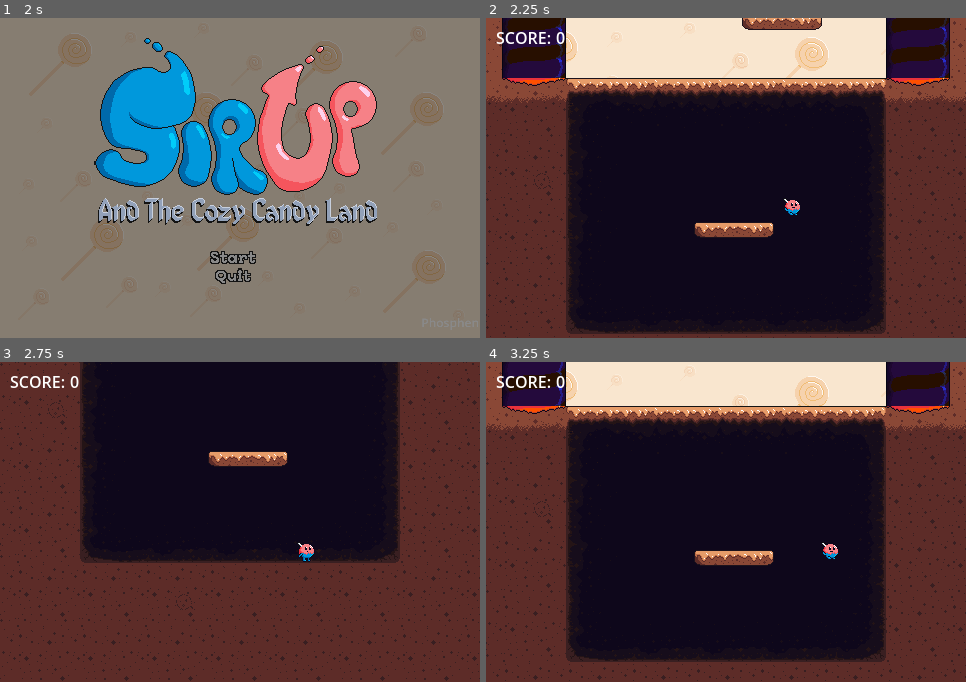
Above: before the commit, frames 1-4 (two rows, left to right).
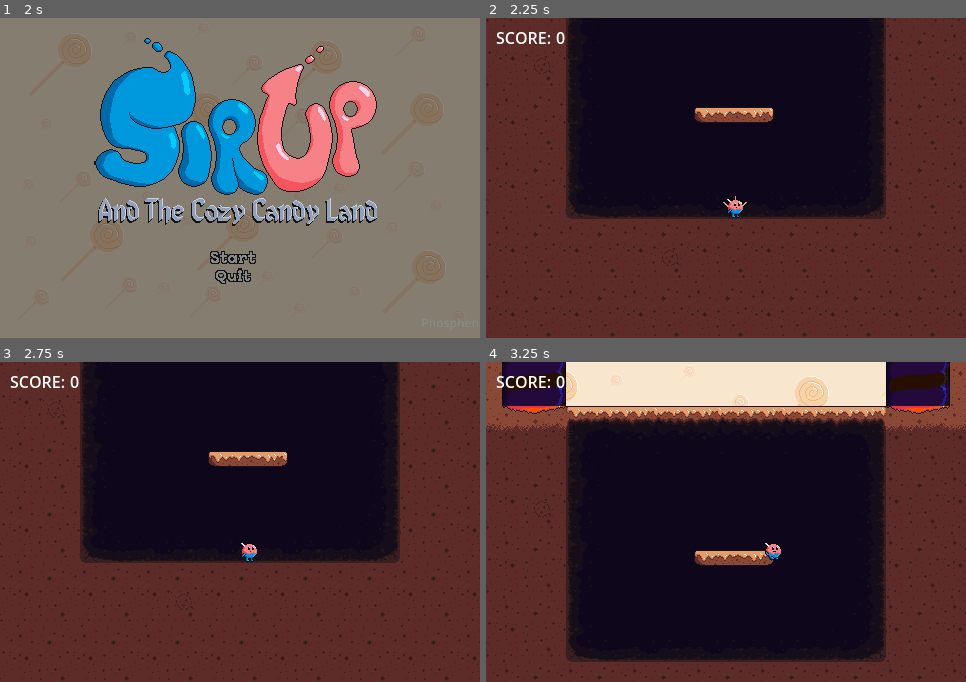
Above: after the commit, the same moments.

Repository: Phosphen/slide
Game: Godot game, scene res://Scenes/Levels/splash_screen.tscn
Same seed, same stepped clock (60 frames per second), same inputs: the game is played once before the commit and once after it. Sound files missing from this copy of the repository are replaced by a short silence.
Inputs (mouse positions are in pixels of both pictures, inside the frame that each line leads up to):
- Up to frame 1 (2 s): move the mouse to (345, 162) at 0.52 s; hold Right (move_right) 0.53-1.28 s; hold Up (jump) 0.53-1.28 s; tap Enter at 1.25 s; move the mouse to (144, 194) at 1.27 s; hold Left (move_left) from 1.28 s (still down); tap Up (jump) at 1.35, 1.52, 1.82 s
- Up to frame 2 (2.25 s): release Left (move_left) at 2 s; click (721, 258) at 2 s
- Up to frame 3 (2.75 s): no input
- Up to frame 4 (3.25 s): move the mouse to (774, 451) at 2.77 s; hold Right (move_right) from 2.78 s (still down); hold Up (jump) from 2.78 s (still down)

Frame 1 is identical in both runs. In frame 2, 51% of the frame differs, in the area x 0-100%, y 0-100%; in frame 3, 0.2%; in frame 4, 0.2%.

Commit message:
refactor particle emitter

Diff:
--- a/LevelGen/main.tscn
+++ b/LevelGen/main.tscn
@@ -72,7 +72,7 @@
 [node name="PlatformSpawner16" parent="." instance=ExtResource("12_u2tsh")]
 
 [node name="Player" parent="." node_paths=PackedStringArray("camera") instance=ExtResource("4_rsqvq")]
-position = Vector2(307, 182)
+position = Vector2(250, 303)
 wall_bounce_strength = Vector2(1.5, 30)
 high_jump_treshold = 200.0
 camera = NodePath("../Camera2D")
--- a/Scenes/Player/player.gd
+++ b/Scenes/Player/player.gd
@@ -7,9 +7,6 @@
 var rip = false
 var max_reached_height = 0.0
 var last_trigger_height = 0.0  # To track the last height at which the event was triggered
-
-var dust_vfx = preload("res://Scenes/VFX/dust.tscn")
-var landing_vfx = preload("res://Scenes/VFX/landing.tscn")
 
 #Data
 var is_wall_bouncing = false
@@ -24,11 +21,10 @@
 @export var high_jump_treshold = 300.0
 @export var max_fall_time = 1.5  # Maximum time player can fall before game over
 @export var max_fall_speed: float = 600.0  # Max speed in any direction
+@export var camera : Camera2D
 
-#Refrences
 @onready var animator : AnimatedSprite2D = $AnimatedSprite2D
-
-@export var camera : Camera2D
+@onready var vfx = $PlayerParticles
 
 func _ready():
 	pass
@@ -79,25 +75,13 @@
 			is_in_air = false
 			is_jumping = false
 			played_rot_jump = false
-			# TODO
-			#var instance = landing_vfx.instantiate()
-			#add_child(instance)
-			#instance.global_position = global_position + Vector2(0, 12)
-			#var landing = instance.get_child(0)
-			#landing.emitting = true
-			#print("landed!")
+			vfx.emit_landing_particles()
 	else:
 		is_in_air = true
 
 	# spawn dust vfx
 	if Input.is_action_just_pressed("jump") and is_on_floor():
-		# TODO
-		#var instance = dust_vfx.instantiate()
-		#add_child(instance)
-		#instance.global_position = global_position + Vector2(0, 20)
-		#var dust = instance.get_child(0)
-		#dust.emitting = true
-		pass
+		vfx.emit_dust_particles()
 
 	if Input.is_action_just_pressed("jump") and (is_on_floor() or is_on_special_wall("jump")):
 		jump()
--- a/Scenes/Player/player.tscn
+++ b/Scenes/Player/player.tscn
@@ -1,8 +1,9 @@
-[gd_scene load_steps=21 format=3 uid="uid://dvjodc5t5wxm1"]
+[gd_scene load_steps=22 format=3 uid="uid://dvjodc5t5wxm1"]
 
 [ext_resource type="Script" path="res://Scenes/Player/player.gd" id="1_dpnq5"]
 [ext_resource type="Resource" uid="uid://bvast80iosmev" path="res://Scenes/Player/Player Movement Data.tres" id="2_spjjl"]
 [ext_resource type="Shader" path="res://Scenes/Player/Hit Flash.gdshader" id="4_c6p70"]
+[ext_resource type="PackedScene" uid="uid://d05vksvic0kq3" path="res://Scenes/VFX/player_particles.tscn" id="5_dkdqg"]
 [ext_resource type="Texture2D" uid="uid://bwxcui4levkol" path="res://Assets/Character/candee.png" id="5_lax0g"]
 
 [sub_resource type="ShaderMaterial" id="ShaderMaterial_nbr8w"]
@@ -189,3 +190,5 @@
 [node name="CollisionShape2D" type="CollisionShape2D" parent="PlatformOverlap"]
 position = Vector2(2.08165e-12, 2.08165e-12)
 shape = SubResource("RectangleShape2D_wt8q3")
+
+[node name="PlayerParticles" parent="." instance=ExtResource("5_dkdqg")]
--- a/Scenes/VFX/dust.tscn
+++ /dev/null
@@ -1,46 +0,0 @@
-[gd_scene load_steps=7 format=3 uid="uid://wtj4m5tjepxv"]
-
-[ext_resource type="Texture2D" uid="uid://i06rprmwo0lj" path="res://Assets/VFX/dust_sheet.png" id="1_l3qax"]
-
-[sub_resource type="GDScript" id="GDScript_b4xt4"]
-script/source = "extends Node2D
-
-func _on_dust_vfx_finished():
-	queue_free()
-"
-
-[sub_resource type="CanvasItemMaterial" id="CanvasItemMaterial_qatpv"]
-particles_animation = true
-particles_anim_h_frames = 4
-particles_anim_v_frames = 1
-particles_anim_loop = false
-
-[sub_resource type="Gradient" id="Gradient_7euhg"]
-colors = PackedColorArray(0.909804, 0.619608, 0.419608, 1, 1, 1, 1, 1)
-
-[sub_resource type="GradientTexture1D" id="GradientTexture1D_pib4v"]
-gradient = SubResource("Gradient_7euhg")
-
-[sub_resource type="ParticleProcessMaterial" id="ParticleProcessMaterial_rpst6"]
-particle_flag_disable_z = true
-gravity = Vector3(0, 0, 0)
-color_ramp = SubResource("GradientTexture1D_pib4v")
-anim_speed_min = 1.0
-anim_speed_max = 1.0
-
-[node name="dust" type="Node2D"]
-script = SubResource("GDScript_b4xt4")
-
-[node name="dust_vfx" type="GPUParticles2D" parent="."]
-z_index = 50
-texture_filter = 1
-material = SubResource("CanvasItemMaterial_qatpv")
-position = Vector2(0, -16)
-emitting = false
-amount = 1
-process_material = SubResource("ParticleProcessMaterial_rpst6")
-texture = ExtResource("1_l3qax")
-lifetime = 0.4
-one_shot = true
-
-[connection signal="finished" from="dust_vfx" to="." method="_on_dust_vfx_finished"]
--- a/Scenes/VFX/landing.tscn
+++ /dev/null
@@ -1,46 +0,0 @@
-[gd_scene load_steps=7 format=3 uid="uid://bvnr4kkfqq3k3"]
-
-[ext_resource type="Texture2D" uid="uid://c8c8240al6i81" path="res://Assets/VFX/landing_sheet.png" id="1_v750v"]
-
-[sub_resource type="GDScript" id="GDScript_b4xt4"]
-script/source = "extends Node2D
-
-func _on_dust_vfx_finished():
-	queue_free()
-"
-
-[sub_resource type="CanvasItemMaterial" id="CanvasItemMaterial_qatpv"]
-particles_animation = true
-particles_anim_h_frames = 3
-particles_anim_v_frames = 1
-particles_anim_loop = false
-
-[sub_resource type="Gradient" id="Gradient_7euhg"]
-colors = PackedColorArray(0.909804, 0.619608, 0.419608, 1, 1, 1, 1, 1)
-
-[sub_resource type="GradientTexture1D" id="GradientTexture1D_pib4v"]
-gradient = SubResource("Gradient_7euhg")
-
-[sub_resource type="ParticleProcessMaterial" id="ParticleProcessMaterial_rpst6"]
-particle_flag_disable_z = true
-gravity = Vector3(0, 0, 0)
-color_ramp = SubResource("GradientTexture1D_pib4v")
-anim_speed_min = 1.0
-anim_speed_max = 1.0
-
-[node name="landing" type="Node2D"]
-script = SubResource("GDScript_b4xt4")
-
-[node name="landing_vfx" type="GPUParticles2D" parent="."]
-z_index = 50
-texture_filter = 1
-material = SubResource("CanvasItemMaterial_qatpv")
-position = Vector2(0, -4)
-emitting = false
-amount = 1
-process_material = SubResource("ParticleProcessMaterial_rpst6")
-texture = ExtResource("1_v750v")
-lifetime = 0.15
-one_shot = true
-
-[connection signal="finished" from="landing_vfx" to="." method="_on_dust_vfx_finished"]
--- /dev/null
+++ b/Scenes/VFX/player_particles.gd
@@ -0,0 +1,10 @@
+extends Node2D
+
+@onready var dust_vfx : GPUParticles2D = $dust_vfx
+@onready var landing_vfx : GPUParticles2D = $landing_vfx
+
+func emit_dust_particles():
+	dust_vfx.emitting = true
+
+func emit_landing_particles():
+	landing_vfx.emitting = true
--- /dev/null
+++ b/Scenes/VFX/player_particles.tscn
@@ -0,0 +1,70 @@
+[gd_scene load_steps=12 format=3 uid="uid://d05vksvic0kq3"]
+
+[ext_resource type="Script" path="res://Scenes/VFX/player_particles.gd" id="1_8q5vi"]
+[ext_resource type="Texture2D" uid="uid://i06rprmwo0lj" path="res://Assets/VFX/dust_sheet.png" id="2_hbjya"]
+[ext_resource type="Texture2D" uid="uid://c8c8240al6i81" path="res://Assets/VFX/landing_sheet.png" id="3_q83ga"]
+
+[sub_resource type="CanvasItemMaterial" id="CanvasItemMaterial_ejmkk"]
+particles_animation = true
+particles_anim_h_frames = 4
+particles_anim_v_frames = 1
+particles_anim_loop = false
+
+[sub_resource type="Gradient" id="Gradient_a0wld"]
+colors = PackedColorArray(0.909804, 0.619608, 0.419608, 1, 1, 1, 1, 1)
+
+[sub_resource type="GradientTexture1D" id="GradientTexture1D_pib4v"]
+gradient = SubResource("Gradient_a0wld")
+
+[sub_resource type="ParticleProcessMaterial" id="ParticleProcessMaterial_yml3b"]
+particle_flag_disable_z = true
+gravity = Vector3(0, 0, 0)
+color_ramp = SubResource("GradientTexture1D_pib4v")
+anim_speed_min = 1.0
+anim_speed_max = 1.0
+
+[sub_resource type="CanvasItemMaterial" id="CanvasItemMaterial_yw23o"]
+particles_animation = true
+particles_anim_h_frames = 3
+particles_anim_v_frames = 1
+particles_anim_loop = false
+
+[sub_resource type="Gradient" id="Gradient_qlswt"]
+colors = PackedColorArray(0.909804, 0.619608, 0.419608, 1, 1, 1, 1, 1)
+
+[sub_resource type="GradientTexture1D" id="GradientTexture1D_c2hnl"]
+gradient = SubResource("Gradient_qlswt")
+
+[sub_resource type="ParticleProcessMaterial" id="ParticleProcessMaterial_dfxm1"]
+particle_flag_disable_z = true
+gravity = Vector3(0, 0, 0)
+color_ramp = SubResource("GradientTexture1D_c2hnl")
+anim_speed_min = 1.0
+anim_speed_max = 1.0
+
+[node name="PlayerParticles" type="Node2D"]
+script = ExtResource("1_8q5vi")
+
+[node name="dust_vfx" type="GPUParticles2D" parent="."]
+z_index = 50
+texture_filter = 1
+material = SubResource("CanvasItemMaterial_ejmkk")
+position = Vector2(0, -16)
+emitting = false
+amount = 1
+process_material = SubResource("ParticleProcessMaterial_yml3b")
+texture = ExtResource("2_hbjya")
+lifetime = 0.4
+one_shot = true
+
+[node name="landing_vfx" type="GPUParticles2D" parent="."]
+z_index = 50
+texture_filter = 1
+material = SubResource("CanvasItemMaterial_yw23o")
+position = Vector2(0, -4)
+emitting = false
+amount = 1
+process_material = SubResource("ParticleProcessMaterial_dfxm1")
+texture = ExtResource("3_q83ga")
+lifetime = 0.15
+one_shot = true
